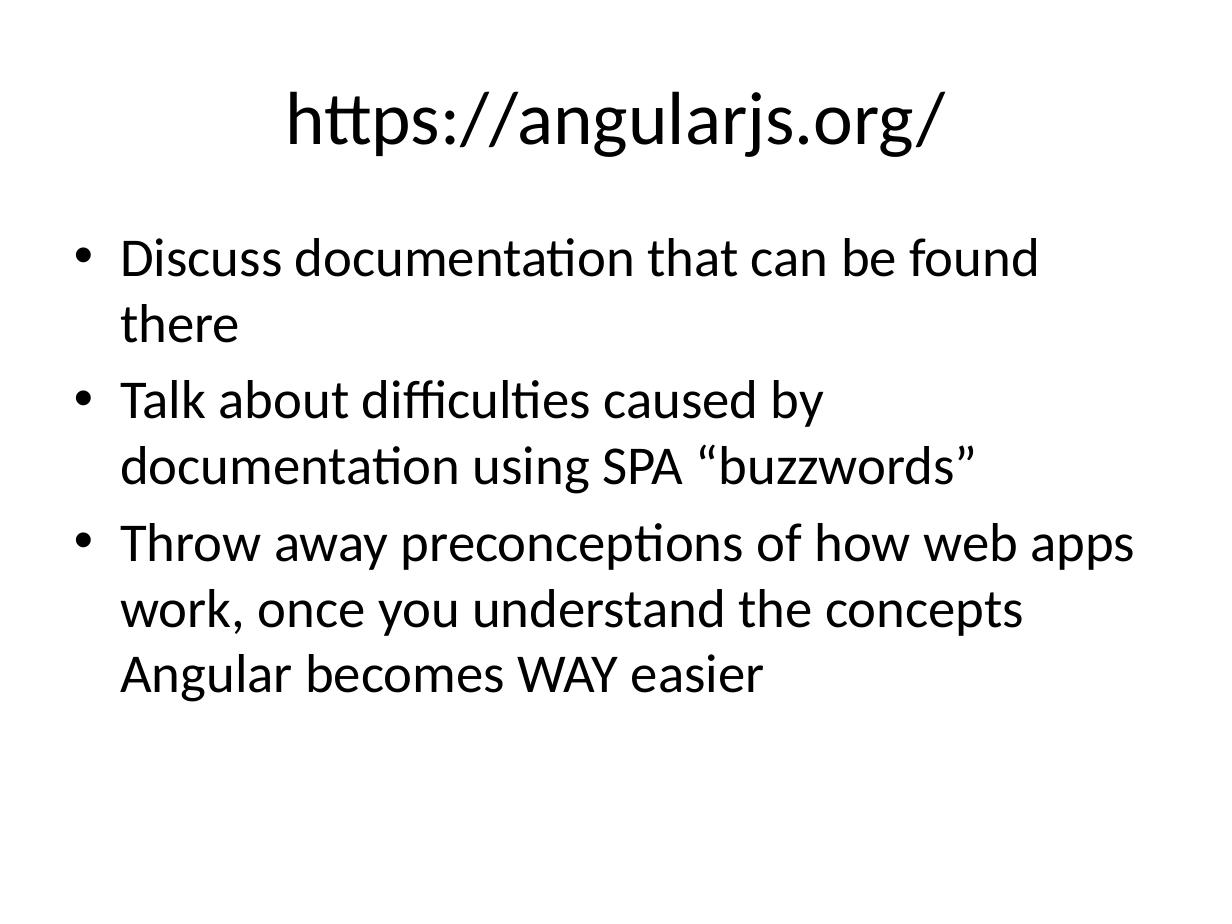
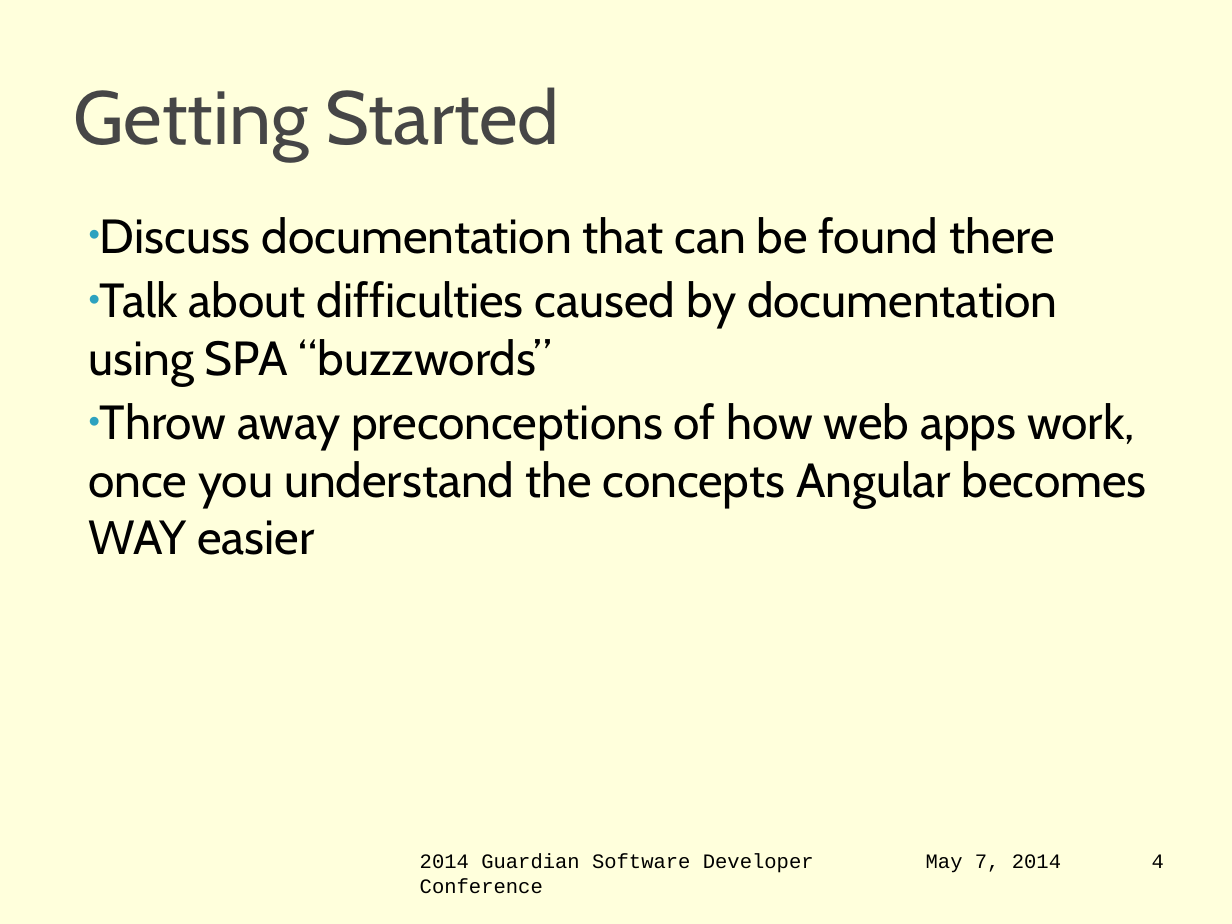
Before and after one commit to jbellmore/GSDC-2014-AngularJS, a slide deck: slide 4 of intro-to-angular-js.pptx. Drawn at 1232x924 pixels with LibreOffice and Linux fonts; fonts in the diff are those of the drawing; background and template pictures are left out. Boxes give left, top, right and bottom in pixels: in the first picture for what was removed or moved away, otherwise in the second. Text is boxed around its words. In the diff, an @@ line names an element or a change of style, - is before the commit and + after.

Commit message:
Updated presentation to use Walt's conference template

```diff
--- a/intro-to-angular-js.pptx
+++ b/intro-to-angular-js.pptx
@@ background #FFFFFF to #FFFFCC at 68% opacity @@
@@ title at <box>74,87,560,159</box>: text changed; font Calibri to Cabin; text colour #000000 to #464646 @@
-https://angularjs.org/
+Getting Started
@@ text "Discuss documentation that can be ...": place and size @@
-text "Discuss documentation that can be ..." at <box>120,238,1135,702</box>
+text "Discuss documentation that can be ..." at <box>89,217,1147,555</box>
@@ text "Discuss documentation that can be ..." at <box>89,217,1147,555</box>: size 32 to 28 pt, font Calibri to Cabin; indent changed; less space between paragraphs @@
@@ text added at <box>420,853,814,894</box>, 12 pt, text #000000 @@
+2014 Guardian Software Developer Conference
@@ text added at <box>926,854,1061,873</box>, 12 pt, text #000000 @@
+May 7, 2014
@@ page number added at <box>1152,854,1164,868</box>, 12 pt, text #000000 @@
+4
```
Also in this commit, not shown: 5 other slides changed.
